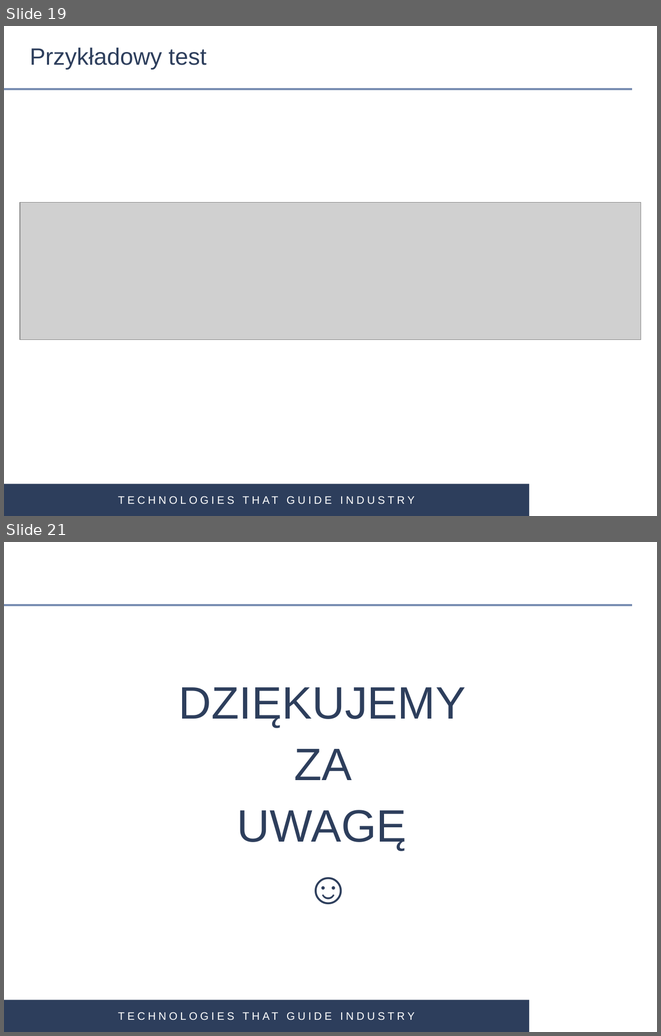
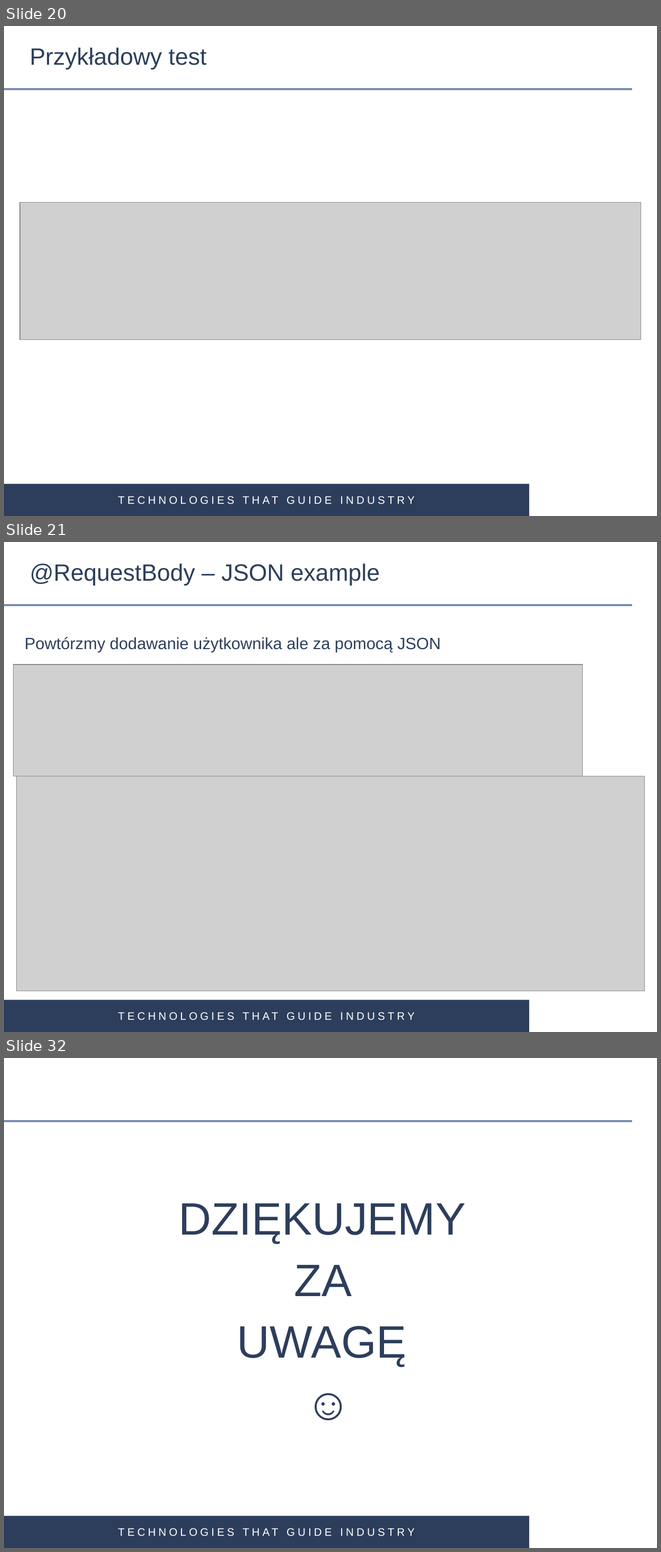
Before and after one commit to gardian91/SPRING_MVC-PSK, a slide deck: Spring MVC.pptx. Shown one above the other, each under a label of ours: slides 19 and 21 before the commit, slides 20, 21 and 32 after it; the slides between them are not shown. The pictures are 661x1036 and 661x1552 pixels, drawn with LibreOffice and Linux fonts; fonts in the diff are those of the drawing; grey boxes stand for pictures; background and template pictures are left out. Boxes give left, top, right and bottom in pixels: in the first picture for what was removed or moved away, otherwise in the second. Text is boxed around its words. In the diff, an @@ line names an element or a change of style, - is before the commit and + after.

```diff
--- a/Spring MVC.pptx
+++ b/Spring MVC.pptx
@@ slide 21 added at <box>4,542,657,1032</box>, background #FFFFFF; not listed: 3 template elements that a slide beside it also shows @@
@@ title added at <box>30,563,380,585</box>, 26 pt, text #2D3E5C @@
+@RequestBody – JSON example
@@ text added at <box>25,637,441,652</box>, 18 pt, text #2D3E5C @@
+Powtórzmy dodawanie użytkownika ale za pomocą JSON
@@ picture added at <box>13,664,583,776</box> @@
@@ picture added at <box>16,776,644,990</box> @@
@@ what was slide 19 is now slide 20 @@
@@ what was slide 21 is now slide 32 @@
```
Also in this commit, not shown: 5 slides changed, 11 other slides added, 1 slide removed, 12 other files.
